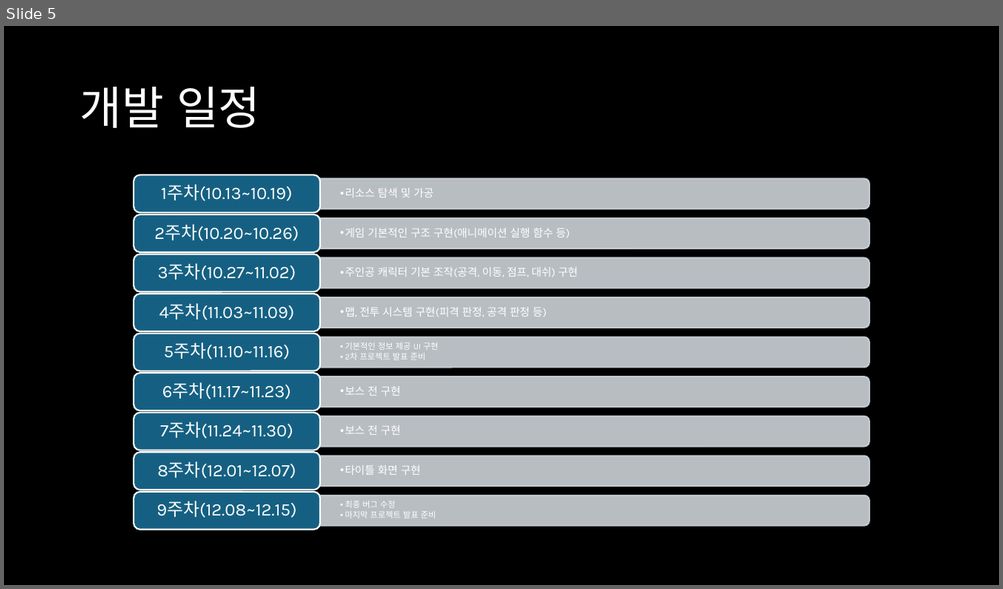
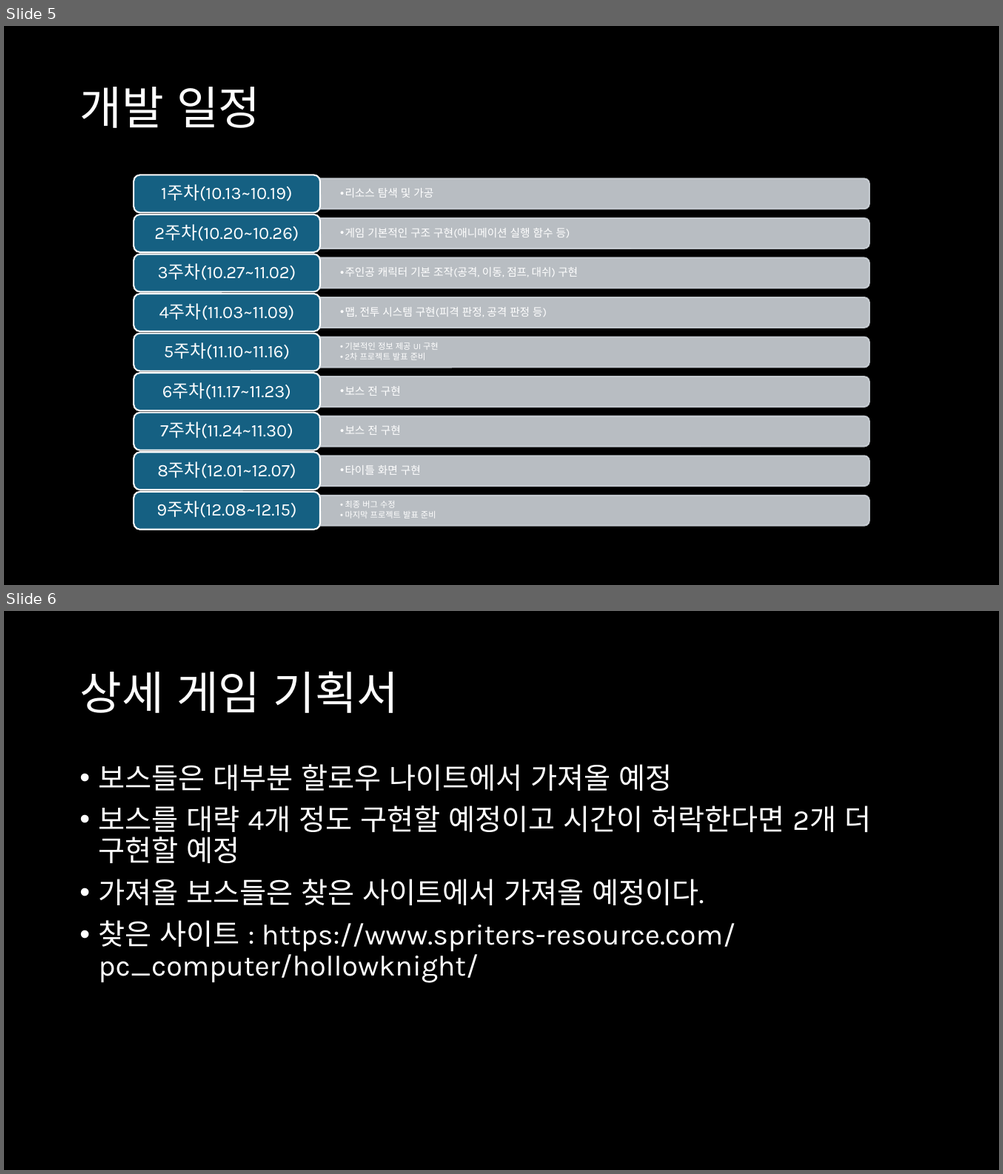
Before and after one commit to personiarr/2dgameprograming_project_2022182040, a slide deck: 만신전_발표자료.pptx. Shown one above the other, each under a label of ours: slide 5 before the commit, slides 5 and 6 after it. The pictures are 1003x589 and 1003x1174 pixels, drawn with LibreOffice and Linux fonts; fonts in the diff are those of the drawing. Boxes give left, top, right and bottom in pixels: in the first picture for what was removed or moved away, otherwise in the second. Text is boxed around its words. In the diff, an @@ line names an element or a change of style, - is before the commit and + after.

Commit message:
기획 수정

```diff
--- a/만신전_발표자료.pptx
+++ b/만신전_발표자료.pptx
@@ slide 6 added at <box>4,611,999,1170</box>, background #000000 @@
@@ title added at <box>79,671,399,713</box>, 44 pt, text #FFFFFF @@
+상세 게임 기획서
@@ text added at <box>99,764,871,983</box>, 28 pt, text #FFFFFF @@
+• 보스들은 대부분 할로우 나이트에서 가져올 예정
+• 보스를 대략 4개 정도 구현할 예정이고 시간이 허락한다면 2개 더 구현할 예정
+• 가져올 보스들은 찾은 사이트에서 가져올 예정이다.
+• 찾은 사이트 : https://www.spriters-resource.com/pc_computer/hollowknight/
```
Also in this commit, not shown: 2 slides changed.
